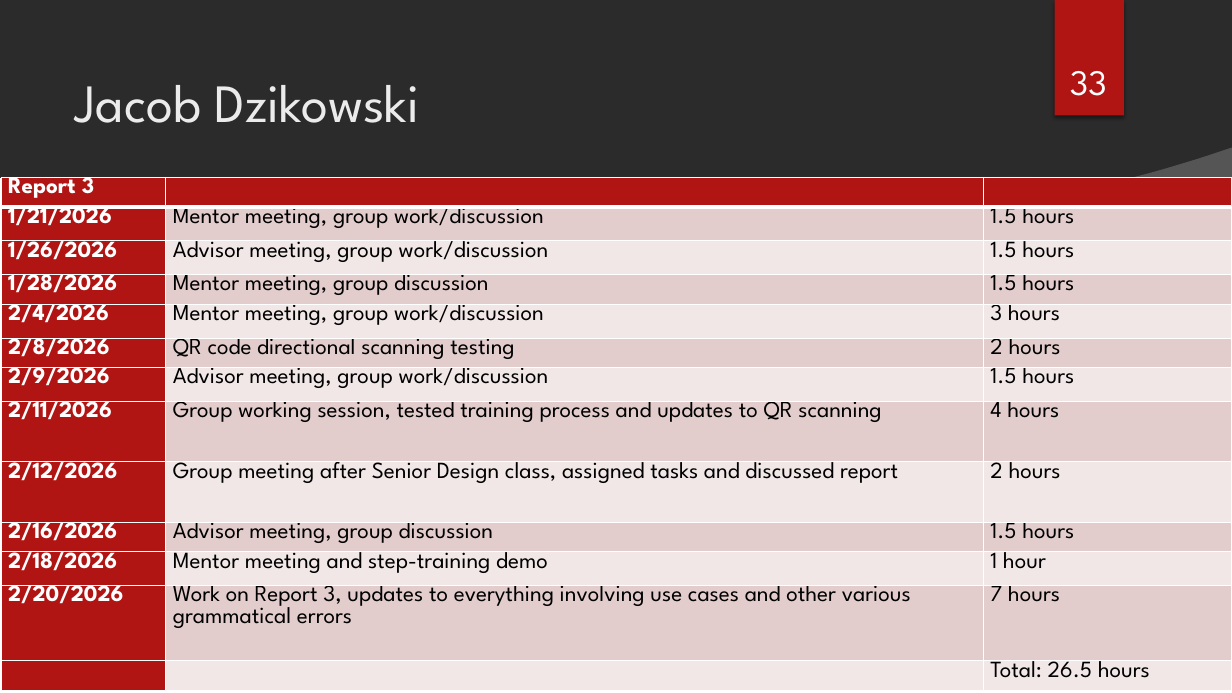
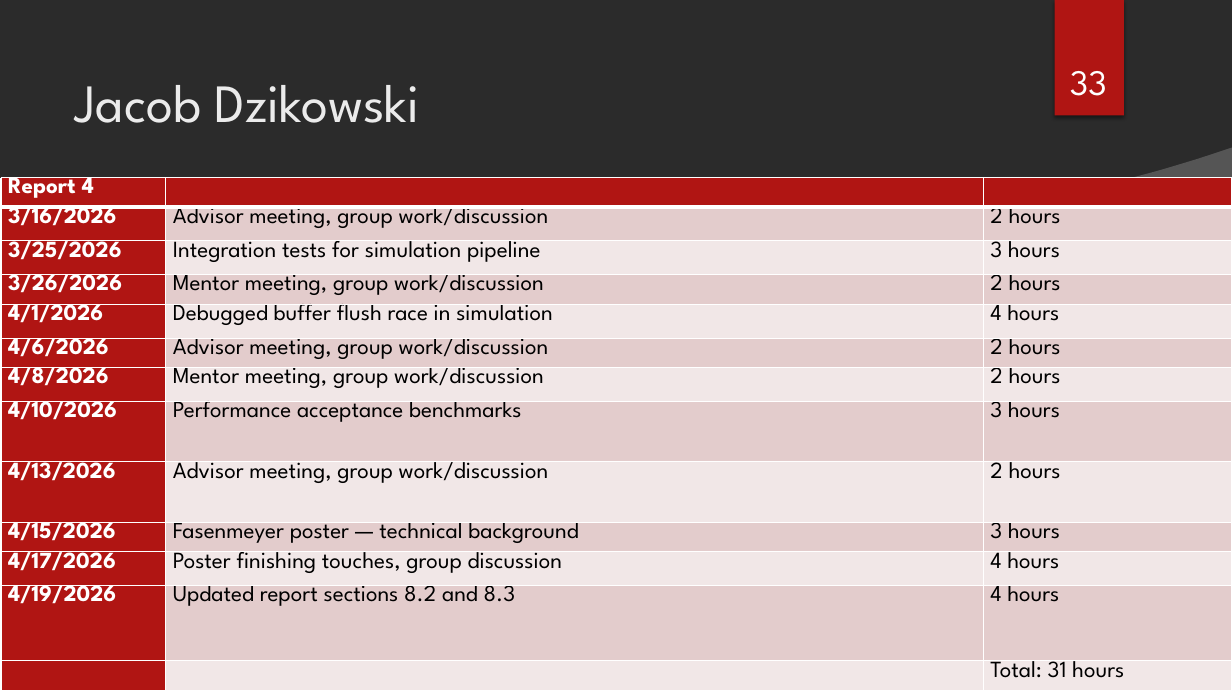
Before and after one commit to SeniorDesignBehrend/AIBI-Computer-Vision-for-Manufacturing, a slide deck: slide 33 of docs/reports/senior_design3.pptx. Drawn at 1232x693 pixels with LibreOffice and Linux fonts; fonts in the diff are those of the drawing; background and template pictures are left out; a plain dark background stands for a picture behind light text. Boxes give left, top, right and bottom in pixels: in the first picture for what was removed or moved away, otherwise in the second. Text is boxed around its words. In the diff, an @@ line names an element or a change of style, - is before the commit and + after.

Commit message:
Fixed an issue with the camera worker and updated the main window to reflect the changes. Also added new videos and a new image for visualization purposes. Updated the reports with the latest information.

```diff
--- a/docs/reports/senior_design3.pptx
+++ b/docs/reports/senior_design3.pptx
@@ table at <box>1,177,1232,690</box> @@
-row 1, column 1: Report 3
+row 1, column 1: Report 4
-row 2: 1/21/2026 | Mentor meeting, group work/discussion | 1.5 hours
+row 2: 3/16/2026 | Advisor meeting, group work/discussion | 2 hours
-row 3: 1/26/2026 | Advisor meeting, group work/discussion | 1.5 hours
+row 3: 3/25/2026 | Integration tests for simulation pipeline | 3 hours
-row 4: 1/28/2026 | Mentor meeting, group discussion | 1.5 hours
+row 4: 3/26/2026 | Mentor meeting, group work/discussion | 2 hours
-row 5: 2/4/2026 | Mentor meeting, group work/discussion | 3 hours
+row 5: 4/1/2026 | Debugged buffer flush race in simulation | 4 hours
-row 6, column 1: 2/8/2026
+row 6, column 1: 4/6/2026
-row 6, column 2: QR code directional scanning testing
+row 6, column 2: Advisor meeting, group work/discussion
-row 7: 2/9/2026 | Advisor meeting, group work/discussion | 1.5 hours
+row 7: 4/8/2026 | Mentor meeting, group work/discussion | 2 hours
-row 8: 2/11/2026 | Group working session, tested training process and updates to QR scanning | 4 hours
+row 8: 4/10/2026 | Performance acceptance benchmarks | 3 hours
-row 9, column 1: 2/12/2026
+row 9, column 1: 4/13/2026
-row 9, column 2: Group meeting after Senior Design class, assigned tasks and discussed report
+row 9, column 2: Advisor meeting, group work/discussion
-row 10: 2/16/2026 | Advisor meeting, group discussion | 1.5 hours
+row 10: 4/15/2026 | Fasenmeyer poster — technical background | 3 hours
-row 11: 2/18/2026 | Mentor meeting and step-training demo | 1 hour
+row 11: 4/17/2026 | Poster finishing touches, group discussion | 4 hours
-row 12: 2/20/2026 | Work on Report 3, updates to everything involving use cases and other various grammatical errors | 7 hours
+row 12: 4/19/2026 | Updated report sections 8.2 and 8.3 | 4 hours
-row 13, column 3: Total: 26.5 hours
+row 13, column 3: Total: 31 hours
```
Also in this commit, not shown: 16 other slides changed, 9 slides added, 9 slides removed, 11 other files.
